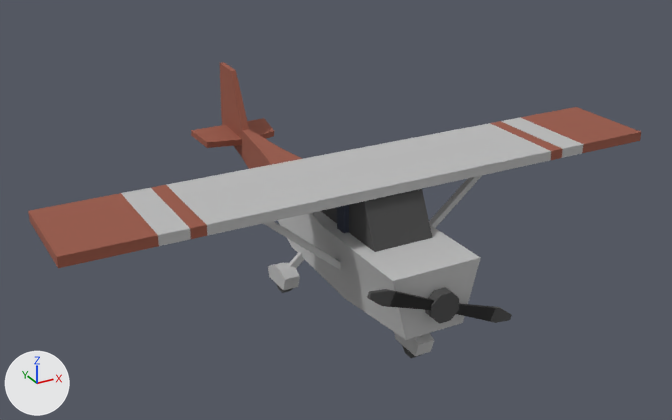
A saved change to the FBX model app/obj/plane_def.FBX.
Camera for both pictures: a camera (50 mm lens) standing at (-18.0, -34.8, 16.4) and looking at (0.7, -0.7, -0.6). The lights are fixed; the arrows at lower left show +X, +Y and +Z. Where no turn or scale is listed for an object, it has been applied to the vertices. Vertices at the same position are counted once.
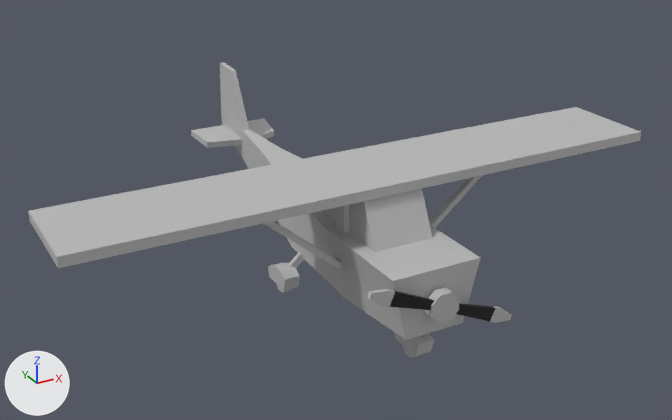
Where the change shows, as pixel boxes [x1, y1, x2, y2] in the pictures (672 x 420 px):
'Object001', recoloured (brown to grey): [28, 62, 641, 268] in both
part 1 of me_mesh, recoloured: [367, 287, 512, 324] in both
part 2 of me_mesh_006, recoloured: [321, 189, 432, 252] in both
part 3 of me_mesh_006, recoloured: [337, 205, 349, 233] in both

The change, as a diff of the scene's bpy script:
```diff
--- a/app/obj/plane_def.FBX.py
+++ b/app/obj/plane_def.FBX.py
@@ mat_windows_7 @@
+mat_windows_7 = principled_material('windows_7')
+mat_windows_7.base_color = (0.5, 0.5, 0.5)  # grey #bcbcbc
+mat_windows_7.roughness = 0.859
@@ mat_lambert9 @@
+mat_lambert9 = principled_material('lambert9')
+mat_lambert9.base_color = (0.5, 0.5, 0.5)  # grey #bcbcbc
@@ me_mesh @@
 me_mesh.from_pydata(...)  # 49 vertices, 90 faces; spans x -3.26..3.25, y -0.21..0.21, z -1.45..1.43
 # used by ob_box333; location = (0.03, -10.18, -0.66)
+# me_mesh part 1: all 66 faces that had it switch from mat_13___default2 (dark grey #494949) to mat_05___default1 (grey #bcbcbc)
 me_mesh.materials.append(mat_material__102_slot__5)
@@ me_mesh_005 @@
 me_mesh_005.from_pydata(...)  # 72 vertices, 106 faces; spans x -12.2..13.5, y -7.8..9.4, z 1.0..6.2
-me_mesh_005.materials.append(mat_20___default3)  # brown #985645
+me_mesh_005.materials.append(mat_lambert9)  # grey #bcbcbc
@@ me_mesh_006 @@
 me_mesh_006.from_pydata(...)  # 24 vertices, 20 faces; spans x -0.88..2.17, y -8.58..-2.57, z 3.05..5.05
 # used by ob_object002; location = (-0.66, 1.01, -2.42)
+# me_mesh_006 part 2: all 8 faces that had it switch from mat_13___default2 (dark grey #494949) to mat_05___default1 (grey #bcbcbc)
+# me_mesh_006 part 3: all 12 faces that had it switch from mat_windows_5 (dark blue #2e3547) to mat_windows_7 (grey #bcbcbc)
```
